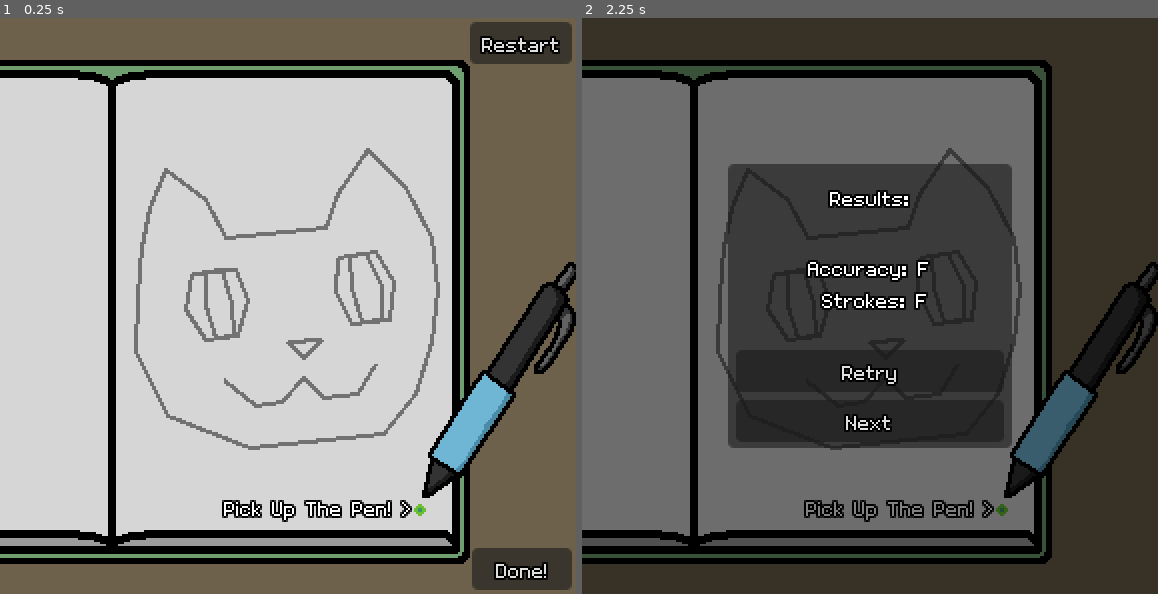
Above: before the commit, frames 1-2 (left to right).
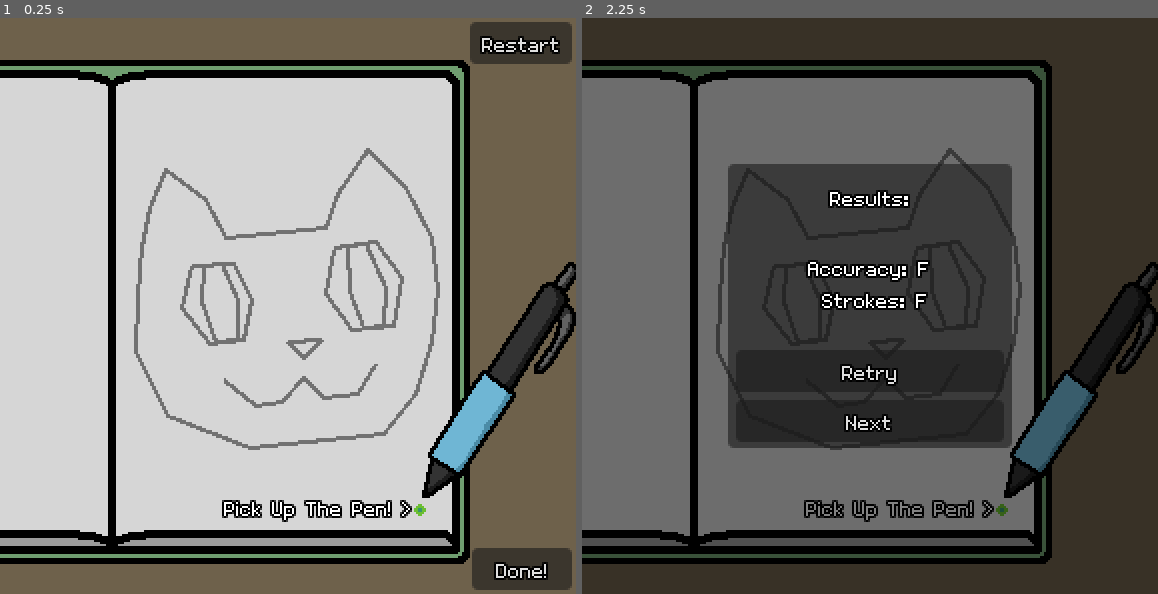
Above: after the commit, the same moments.

Repository: kennethbchen/Bullet-Journal-Game
Game: Godot game, scene res://Scenes/Levels/Level3.tscn
The game is run twice, just before and just after one commit, with the same random seed, the same clock (stepped at 60 frames per second) and the same inputs. This scene is started directly instead of the project's main scene. The engine's default icon, where the game draws it, is replaced by a stand-in: a white triangle on a blue panel in a dark square.
Inputs:
- Up to frame 1 (0.25 s): no input
- Up to frame 2 (2.25 s): click "Done!" at 0.5 s; click "Retry" at 1.25 s; click "Done!" at 2 s

The runs differ from the first frame. In frame 1, 1.5% of the frame differs, in the area x 31-71%, y 38-57%; in frame 2, less than 0.1%.

Commit message:
Implemented level 3 projectiles

Diff:
--- a/Scenes/Levels/Level3.tscn
+++ b/Scenes/Levels/Level3.tscn
@@ -1,7 +1,42 @@
-[gd_scene load_steps=3 format=3 uid="uid://rul4x6ei2o3t"]
+[gd_scene load_steps=8 format=3 uid="uid://rul4x6ei2o3t"]
 
 [ext_resource type="PackedScene" uid="uid://cgfnwtxbl14yp" path="res://Scenes/LevelTemplate.tscn" id="1_bygxd"]
 [ext_resource type="PackedScene" uid="uid://cbkrudifu2xkr" path="res://Scenes/GuideLine.tscn" id="2_latum"]
+[ext_resource type="Script" path="res://Scripts/BulletHell/ProjectileGeneratorStep.gd" id="3_aocrb"]
+[ext_resource type="PackedScene" uid="uid://ckt2ug7d6uwrw" path="res://Scenes/WaterProjectile.tscn" id="3_b7fjf"]
+[ext_resource type="Script" path="res://Scripts/AimSystem.gd" id="4_8foju"]
+
+[sub_resource type="Resource" id="Resource_lgf3y"]
+script = ExtResource("3_aocrb")
+skip = false
+spawn_position_parent_path = NodePath("LeftSpawnPoint")
+projectile_scene = ExtResource("3_b7fjf")
+aim_rotation_source_path = NodePath("LeftAimSystem")
+aim_type = 1
+position_offset = Vector2(0, 0)
+rotation_offset_degrees = 0.0
+spawn_delay = 0.3
+transition_delay = 1.1
+spawn_cycles = 5
+step_cycles = 1
+sound_effect_name = ""
+sound_type = 0
+
+[sub_resource type="Resource" id="Resource_plxsh"]
+script = ExtResource("3_aocrb")
+skip = false
+spawn_position_parent_path = NodePath("RightSpawnPoint")
+projectile_scene = ExtResource("3_b7fjf")
+aim_rotation_source_path = NodePath("RightAimSystem")
+aim_type = 1
+position_offset = Vector2(0, 0)
+rotation_offset_degrees = 0.0
+spawn_delay = 0.3
+transition_delay = 1.1
+spawn_cycles = 5
+step_cycles = 1
+sound_effect_name = ""
+sound_type = 0
 
 [node name="LevelTemplate" instance=ExtResource("1_bygxd")]
 
@@ -17,19 +52,44 @@
 points = PackedVector2Array(71, 115, 75, 95, 83, 76, 103, 91, 113, 110, 163, 105, 169, 88, 184, 66, 203, 85, 216, 110, 219, 136, 216, 162, 208, 188, 192, 208, 125, 215, 84, 199, 68, 167, 69, 139, 71, 114)
 
 [node name="GuideLine2" parent="Drawings/DrawingGuideParent" index="1" instance=ExtResource("2_latum")]
-points = PackedVector2Array(96, 128, 118, 126, 124, 141, 119, 159, 103, 161, 93, 146, 96, 128)
+points = PackedVector2Array(96, 124, 117, 123, 126, 141, 122, 161, 105, 163, 91, 145, 96, 124)
 
 [node name="GuideLine3" parent="Drawings/DrawingGuideParent" index="2" instance=ExtResource("2_latum")]
-points = PackedVector2Array(169, 120, 188, 117, 197, 132, 195, 151, 176, 153, 168, 137, 169, 120)
+points = PackedVector2Array(167, 115, 188, 112, 201, 130, 197, 154, 176, 156, 163, 138, 167, 116)
 
 [node name="GuideLine6" parent="Drawings/DrawingGuideParent" index="3" instance=ExtResource("2_latum")]
-points = PackedVector2Array(103, 127, 111, 126, 116, 143, 117, 159, 108, 160, 103, 144, 103, 127)
+points = PackedVector2Array(102, 124, 111, 123, 119, 141, 119, 161, 108, 162, 101, 142, 102, 124)
 
 [node name="GuideLine7" parent="Drawings/DrawingGuideParent" index="4" instance=ExtResource("2_latum")]
-points = PackedVector2Array(175, 119, 183, 118, 191, 134, 191, 151, 181, 152, 176, 135, 175, 119)
+points = PackedVector2Array(174, 114, 183, 113, 193, 135, 192, 154, 182, 155, 175, 137, 174, 114)
 
 [node name="GuideLine4" parent="Drawings/DrawingGuideParent" index="5" instance=ExtResource("2_latum")]
 points = PackedVector2Array(112, 181, 128, 194, 141, 192, 152, 180, 162, 190, 179, 188, 188, 173)
 
 [node name="GuideLine5" parent="Drawings/DrawingGuideParent" index="6" instance=ExtResource("2_latum")]
 points = PackedVector2Array(144, 162, 161, 161, 152, 170, 144, 162)
+
+[node name="GuideLine8" parent="Drawings/DrawingGuideParent" index="7" instance=ExtResource("2_latum")]
+
+[node name="ProjectileGenerator" parent="." index="5"]
+steps = Array[ExtResource("3_aocrb")]([SubResource("Resource_lgf3y"), SubResource("Resource_plxsh")])
+
+[node name="LeftAimSystem" type="Node2D" parent="ProjectileGenerator" index="1" node_paths=PackedStringArray("aim_target")]
+position = Vector2(110, 143)
+script = ExtResource("4_8foju")
+aim_target = NodePath("../../Player")
+
+[node name="RightAimSystem" type="Node2D" parent="ProjectileGenerator" index="2" node_paths=PackedStringArray("aim_target")]
+position = Vector2(184, 134)
+script = ExtResource("4_8foju")
+aim_target = NodePath("../../Player")
+
+[node name="LeftSpawnPoint" type="Node2D" parent="ProjectileGenerator" index="3"]
+position = Vector2(110, 143)
+
+[node name="Marker2D" type="Marker2D" parent="ProjectileGenerator/LeftSpawnPoint" index="0"]
+
+[node name="RightSpawnPoint" type="Node2D" parent="ProjectileGenerator" index="4"]
+position = Vector2(184, 134)
+
+[node name="Marker2D2" type="Marker2D" parent="ProjectileGenerator/RightSpawnPoint" index="0"]
--- /dev/null
+++ b/Scripts/AimSystem.gd
@@ -0,0 +1,28 @@
+extends Node2D
+
+@export var enabled: bool = true
+
+@export var aim_target: Node2D
+
+@export var aim_speed: float = 10.0
+
+var target_rotation_radians: float = 0
+
+func init(target: Node2D):
+	aim_target = target
+
+func _process(delta):
+	if enabled and aim_target != null:
+		target_rotation_radians = get_angle_to(aim_target.global_position)
+		rotation = lerp_angle(rotation, rotation + target_rotation_radians, aim_speed * delta)
+
+func angle_error():
+	return abs(_angle_dif(rotation, rotation + target_rotation_radians))
+
+# Returns angle in radians ranging from -PI to PI
+func _angle_dif(from : float, to : float):
+	var ans = fposmod(to - from, TAU)
+
+	if ans > PI:
+		ans -= TAU
+	return ans
